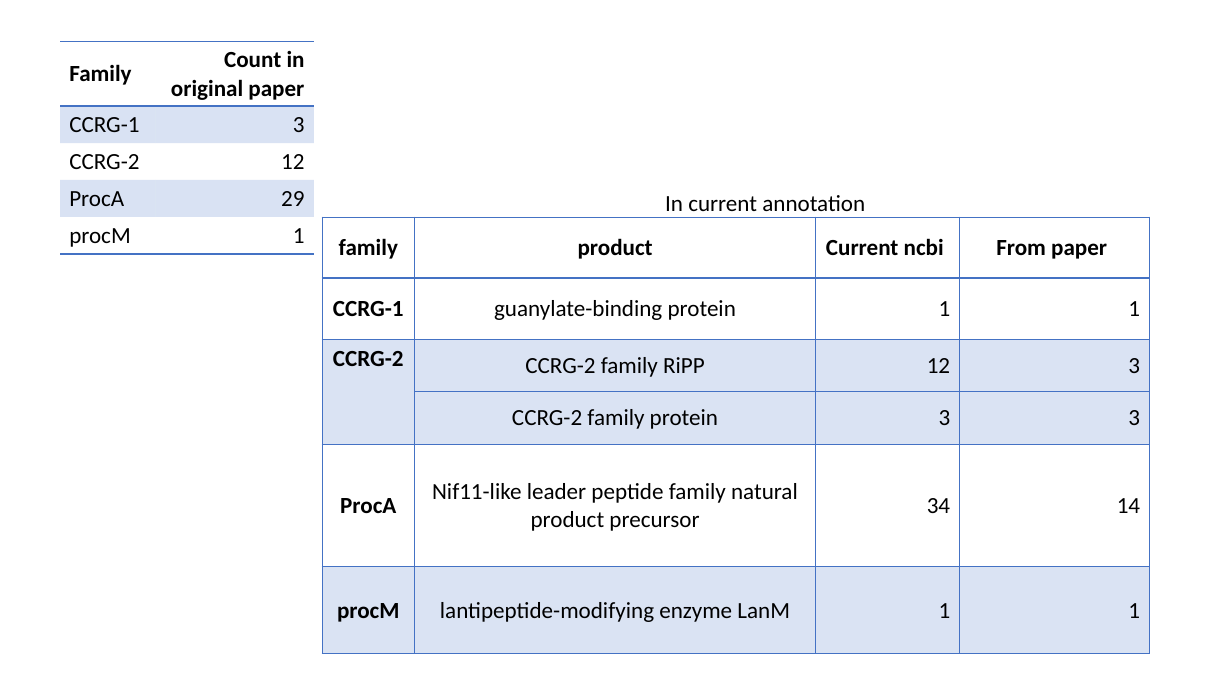
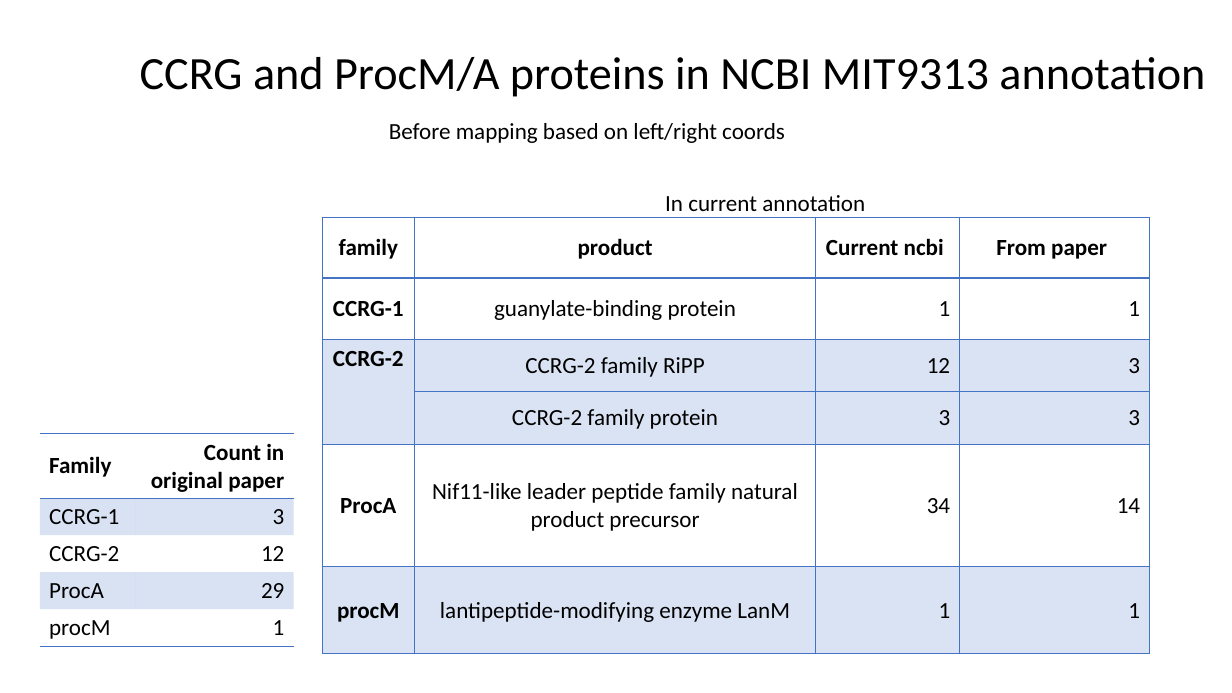
Before and after one commit to wosnat/sep, a slide deck: slide 6 of proteomics 9313 isme.pptx (slide 5 before the commit). Drawn at 1232x693 pixels with LibreOffice and Linux fonts; fonts in the diff are those of the drawing. Boxes give left, top, right and bottom in pixels: in the first picture for what was removed or moved away, otherwise in the second. Text is boxed around its words. In the diff, an @@ line names an element or a change of style, - is before the commit and + after.

```diff
--- a/proteomics 9313 isme.pptx
+++ b/proteomics 9313 isme.pptx
@@ text added at (x1=140, y1=57, x2=1205, y2=97), 36 pt, text #000000 @@
+CCRG and ProcM/A proteins in NCBI MIT9313 annotation
@@ text added at (x1=389, y1=123, x2=785, y2=143), 18 pt, text #000000 @@
+Before mapping based on left/right coords
@@ table moved from (x1=60, y1=42, x2=314, y2=254) to (x1=40, y1=433, x2=294, y2=646) @@
```
Also in this commit, not shown: 6 slides added, 9 other files.
